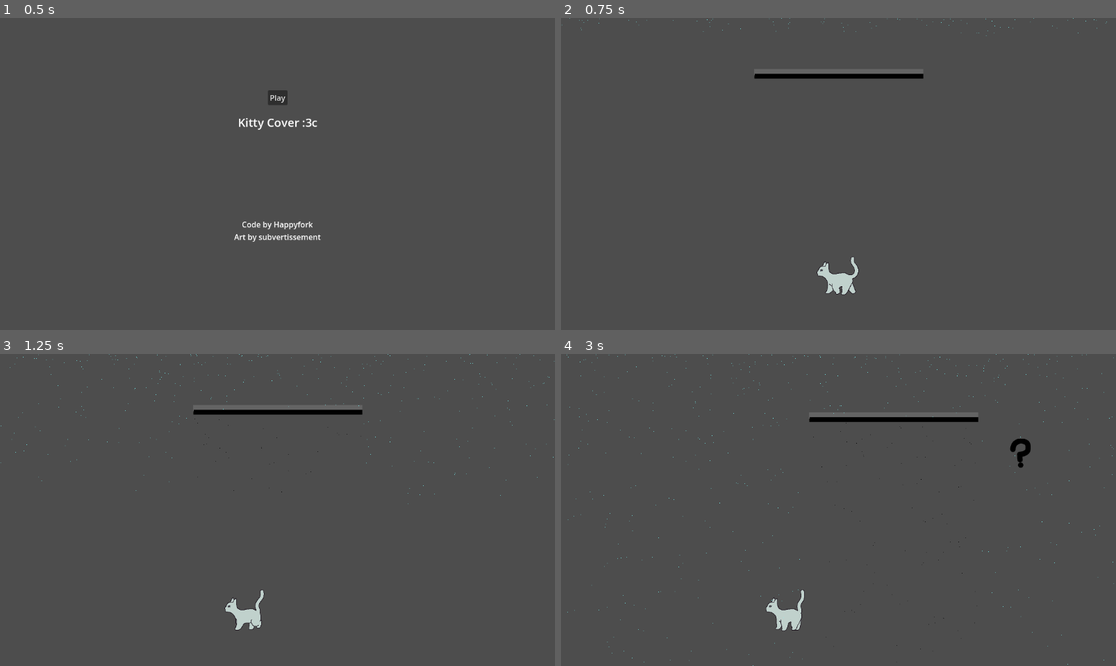
Above: before the commit, frames 1-4 (two rows, left to right).
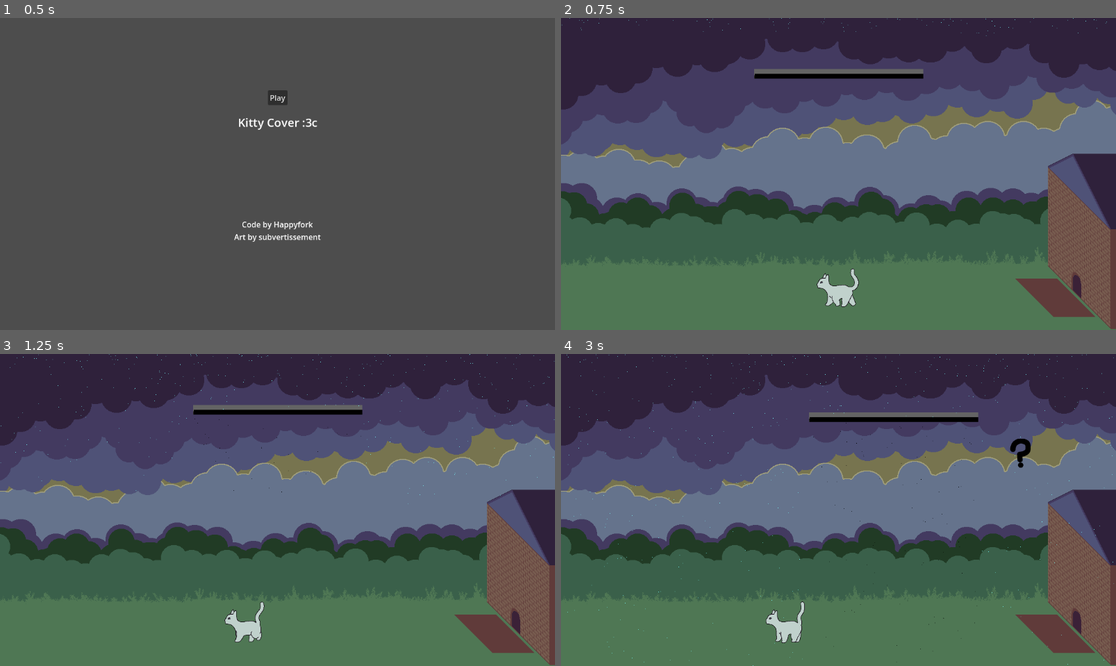
Above: after the commit, the same moments.

Repository: HappyFork/gwj58
Game: Godot game, scene res://scenes/main_menu.tscn
Same seed, same stepped clock (60 frames per second), same inputs: the game is played once before the commit and once after it.
Inputs (mouse positions are in pixels of both pictures, inside the frame that each line leads up to):
- Up to frame 1 (0.5 s): no input
- Up to frame 2 (0.75 s): click "Play" at 0.5 s
- Up to frame 3 (1.25 s): no input
- Up to frame 4 (3 s): move the mouse to (960, 494) at 1.27 s; move the mouse to (727, 525) at 2.02 s; move the mouse to (894, 441) at 2.77 s

Frame 1 is identical in both runs. In frame 2, 72% of the frame differs, in the area x 0-100%, y 0-100%; in frame 3, 72%; in frame 4, 72%.

Commit message:
add main scene background

Diff:
--- a/cat_umbrella_prototype.tscn
+++ b/cat_umbrella_prototype.tscn
@@ -1,9 +1,10 @@
-[gd_scene load_steps=6 format=3 uid="uid://lhwk0kq71we1"]
+[gd_scene load_steps=7 format=3 uid="uid://lhwk0kq71we1"]
 
 [ext_resource type="Script" path="res://cat_umbrella_prototype.gd" id="1_ysic5"]
 [ext_resource type="PackedScene" uid="uid://cxs4p67nbq872" path="res://nodes/umbrella.tscn" id="2_prl76"]
 [ext_resource type="PackedScene" uid="uid://dw53qcq418283" path="res://nodes/cat.tscn" id="3_ywddm"]
 [ext_resource type="Texture2D" uid="uid://dcmcalkmm0ry1" path="res://assets/QuestionMark.png" id="4_y7ttk"]
+[ext_resource type="Texture2D" uid="uid://tcv1xkrx43ef" path="res://assets/main_scene.png" id="5_t1vtg"]
 
 [sub_resource type="RectangleShape2D" id="RectangleShape2D_4iy10"]
 size = Vector2(200, 40)
@@ -11,11 +12,22 @@
 [node name="CatUmbrellaPrototype" type="Node2D"]
 script = ExtResource("1_ysic5")
 
+[node name="TextureRect" type="TextureRect" parent="."]
+light_mask = 0
+offset_right = 1152.0
+offset_bottom = 648.0
+grow_horizontal = 2
+grow_vertical = 2
+size_flags_horizontal = 4
+size_flags_vertical = 4
+texture = ExtResource("5_t1vtg")
+metadata/_edit_use_anchors_ = true
+
 [node name="Umbrella" parent="." instance=ExtResource("2_prl76")]
 position = Vector2(599, 514)
 
 [node name="Cat" parent="." instance=ExtResource("3_ywddm")]
-position = Vector2(599, 531)
+position = Vector2(599, 556)
 
 [node name="CPUParticles2D" type="CPUParticles2D" parent="."]
 modulate = Color(0.470588, 1, 1, 1)
@@ -23,6 +35,7 @@
 position = Vector2(600, 0)
 amount = 1000
 lifetime = 2.0
+local_coords = true
 emission_shape = 3
 emission_rect_extents = Vector2(600, 1)
 direction = Vector2(0, 1)
@@ -34,14 +47,14 @@
 texture = ExtResource("4_y7ttk")
 
 [node name="StopMovingLeft" type="Area2D" parent="."]
-position = Vector2(0, 532)
+position = Vector2(0, 557)
 metadata/_edit_group_ = true
 
 [node name="CollisionShape2D" type="CollisionShape2D" parent="StopMovingLeft"]
 shape = SubResource("RectangleShape2D_4iy10")
 
 [node name="StopMovingRight" type="Area2D" parent="."]
-position = Vector2(1152, 532)
+position = Vector2(1024, 557)
 metadata/_edit_group_ = true
 
 [node name="CollisionShape2D" type="CollisionShape2D" parent="StopMovingRight"]
Binary file added: assets/main_scene.png
Not shown, added: assets/main_scene.png.import
